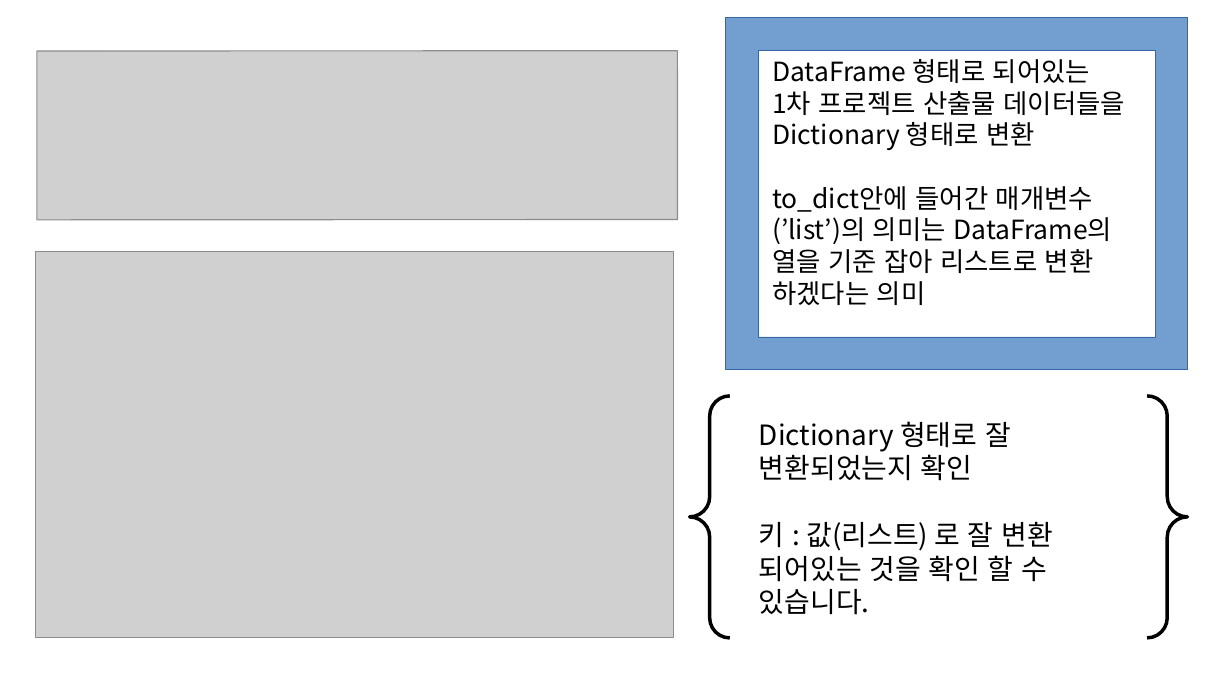
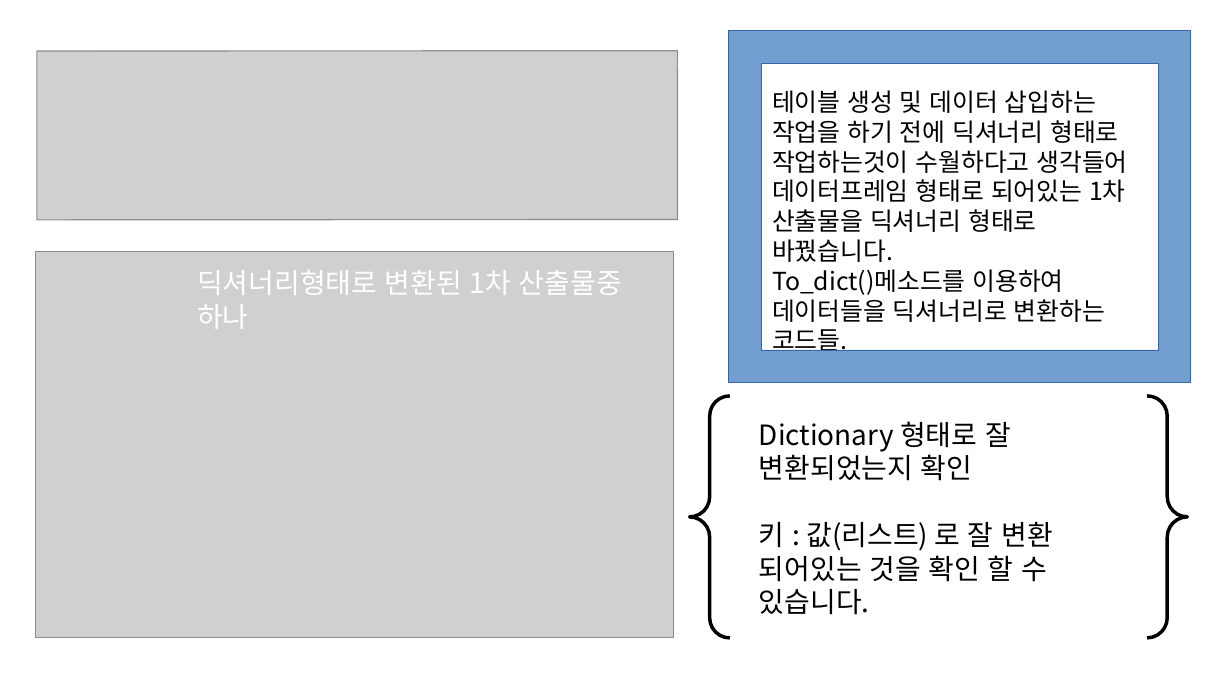
Before and after one commit to deardeer123/workspace_sts, a slide deck: slide 7 of python_study/project_python/파이썬_프로젝트2/한국 전기 안전 공사 감전 사고.pptx. Drawn at 1232x693 pixels with LibreOffice and Linux fonts; fonts in the diff are those of the drawing; grey boxes stand for pictures. Boxes give left, top, right and bottom in pixels: in the first picture for what was removed or moved away, otherwise in the second. Text is boxed around its words. In the diff, an @@ line names an element or a change of style, - is before the commit and + after.

```diff
--- a/python_study/project_python/파이썬_프로젝트2/한국 전기 안전 공사 감전 사고.pptx
+++ b/python_study/project_python/파이썬_프로젝트2/한국 전기 안전 공사 감전 사고.pptx
@@ frame: place and size @@
-frame at [727,18,1188,370]
+frame at [729,30,1191,382]
@@ frame at [729,30,1191,382]: outline #3465A4 0.51 pt to #3465A4 0.5 pt @@
@@ text at [772,90,1128,356]: text changed; size 17 to 16 pt @@
-DataFrame 형태로 되어있는
-1차 프로젝트 산출물 데이터들을 Dictionary 형태로 변환
-to_dict안에 들어간 매개변수
-(’list’)의 의미는 DataFrame의 열을 기준 잡아 리스트로 변환 하겠다는 의미
+테이블 생성 및 데이터 삽입하는 작업을 하기 전에 딕셔너리 형태로 작업하는것이 수월하다고 생각들어 데이터프레임 형태로 되어있는 1차 산출물을 딕셔너리 형태로 바꿨습니다.
+To_dict()메소드를 이용하여 데이터들을 딕셔너리로 변환하는 코드들.
@@ text added at [197,270,622,329], 18 pt, text #FFFFFF @@
+딕셔너리형태로 변환된 1차 산출물중 하나
```
Also in this commit, not shown: 11 other slides changed, 3 slides added, 2 slides removed, 2 other files.
